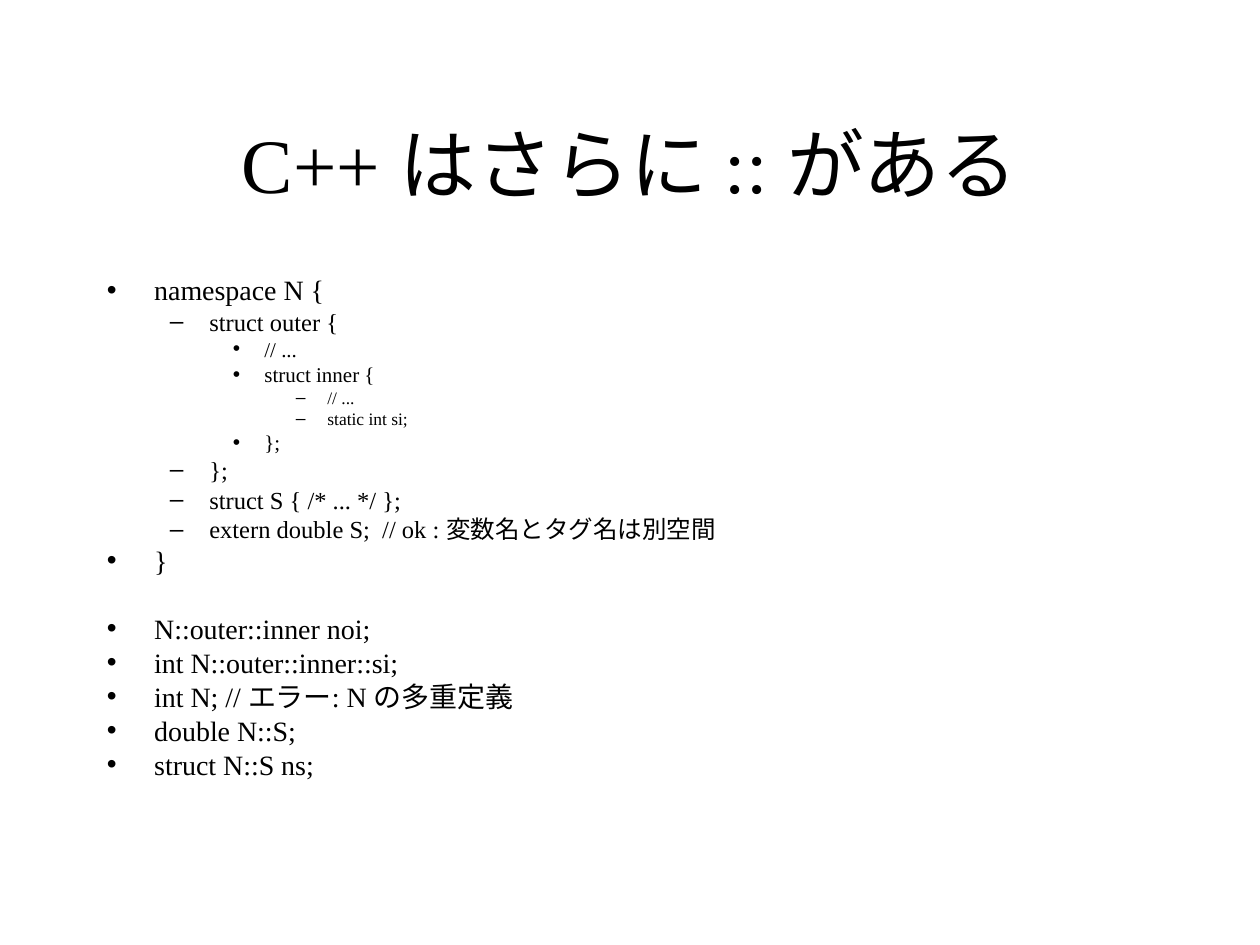
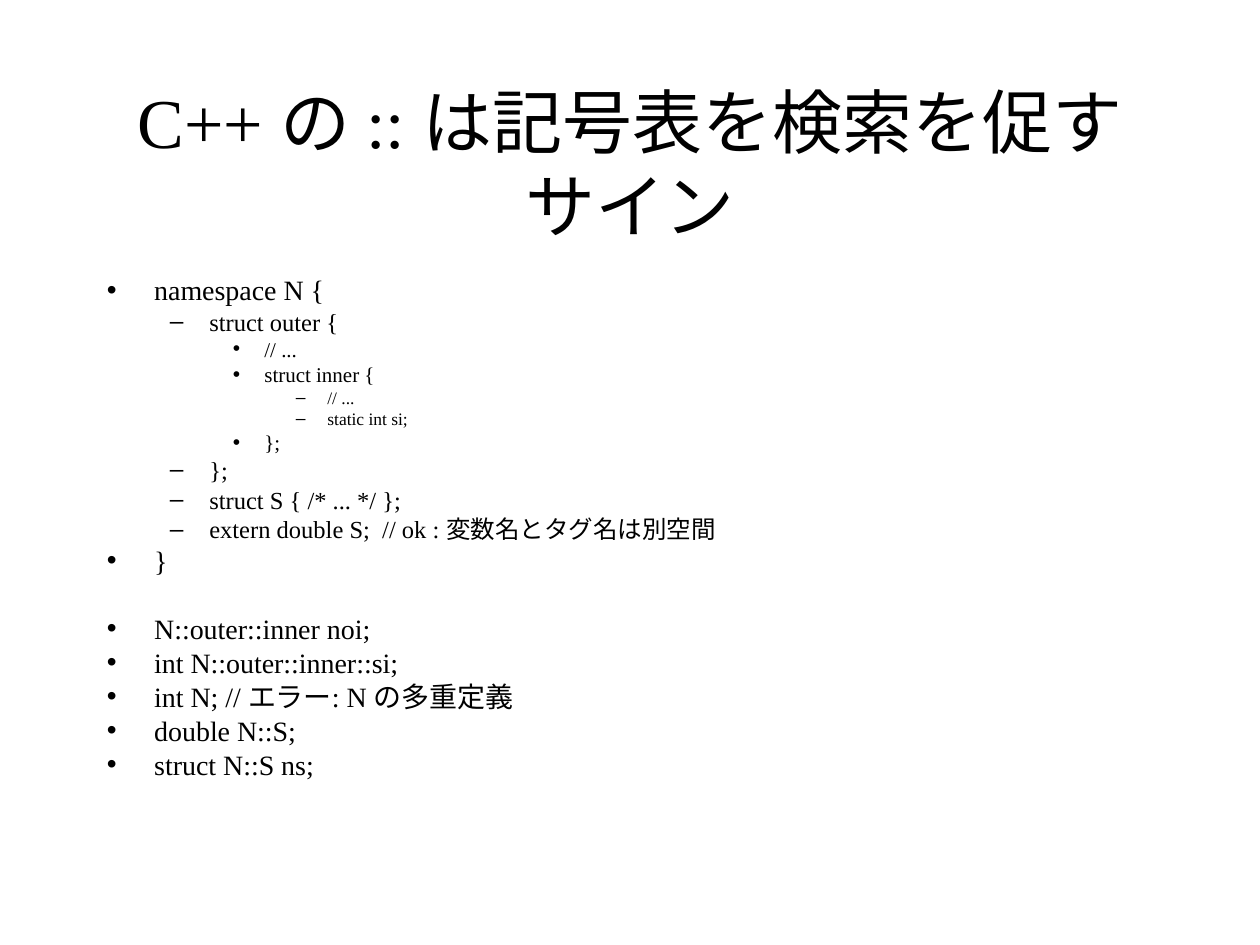
Before and after one commit to KeiHasegawa/cxx_doc, a slide deck: slide 3 of 04_nested_name.ppt. Drawn at 1260x945 pixels with LibreOffice and Linux fonts; fonts in the diff are those of the drawing. Boxes give left, top, right and bottom in pixels: in the first picture for what was removed or moved away, otherwise in the second. Text is boxed around its words. In the diff, an @@ line names an element or a change of style, - is before the commit and + after.

Commit message:
fix 0

```diff
--- a/04_nested_name.ppt
+++ b/04_nested_name.ppt
@@ title at [138,89,1122,235]: text changed; size 44 to 40 pt @@
-C++ はさらに :: がある
+C++ の :: は記号表を検索を促すサイン
```
Also in this commit, not shown: 1 other slide changed.
